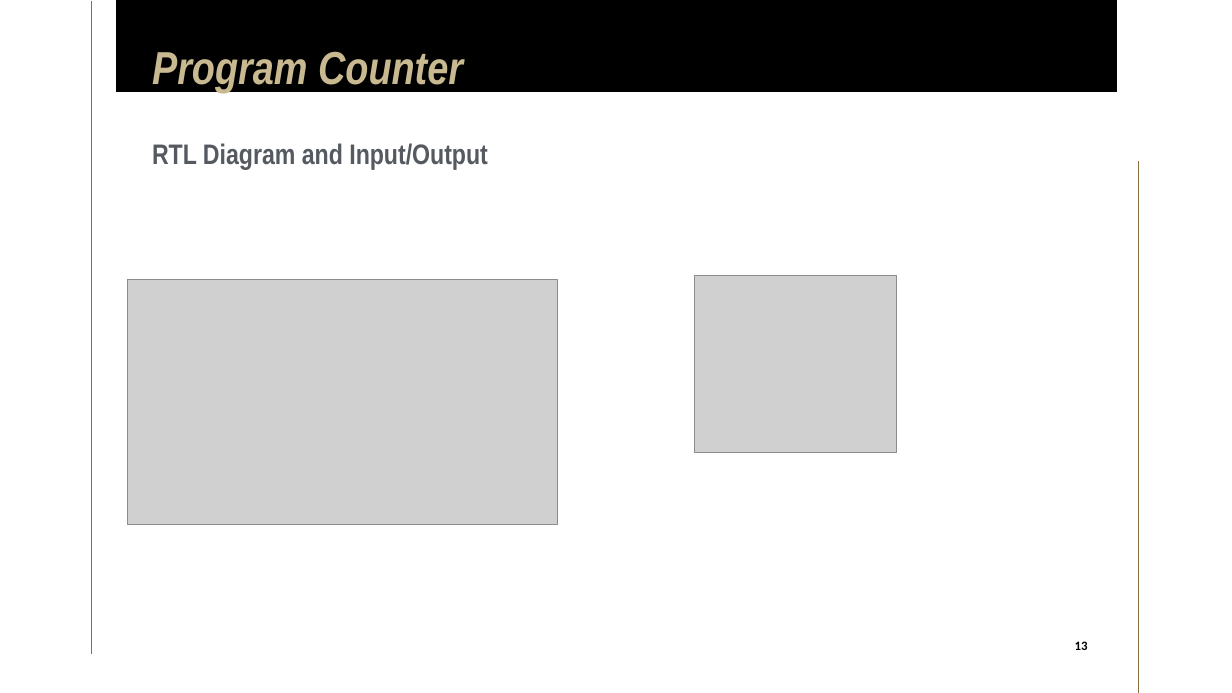
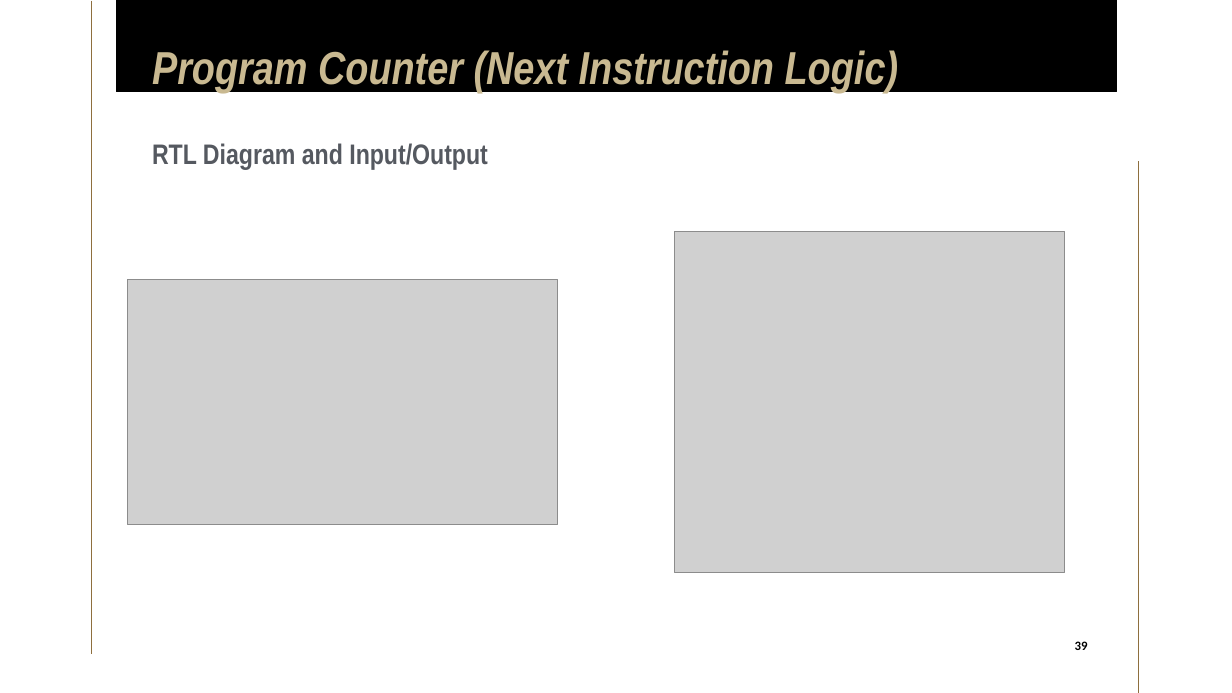
Before and after one commit to limichael246/STARS_2024, a slide deck: slide 39 of Project_Proposal.pptx (slide 13 before the commit). Drawn at 1232x693 pixels with LibreOffice and Linux fonts; fonts in the diff are those of the drawing; grey boxes stand for pictures. Boxes give left, top, right and bottom in pixels: in the first picture for what was removed or moved away, otherwise in the second. Text is boxed around its words. In the diff, an @@ line names an element or a change of style, - is before the commit and + after.

```diff
--- a/Project_Proposal.pptx
+++ b/Project_Proposal.pptx
@@ title at box(152, 50, 899, 93): text changed @@
-Program Counter
+Program Counter (Next Instruction Logic)
@@ picture: place and size @@
-picture at box(695, 275, 897, 452)
+picture at box(675, 231, 1066, 573)
@@ page number at box(1075, 641, 1088, 650): text changed @@
-13
+39
```
Also in this commit, not shown: 7 other slides changed, 38 slides added, 5 slides removed.
